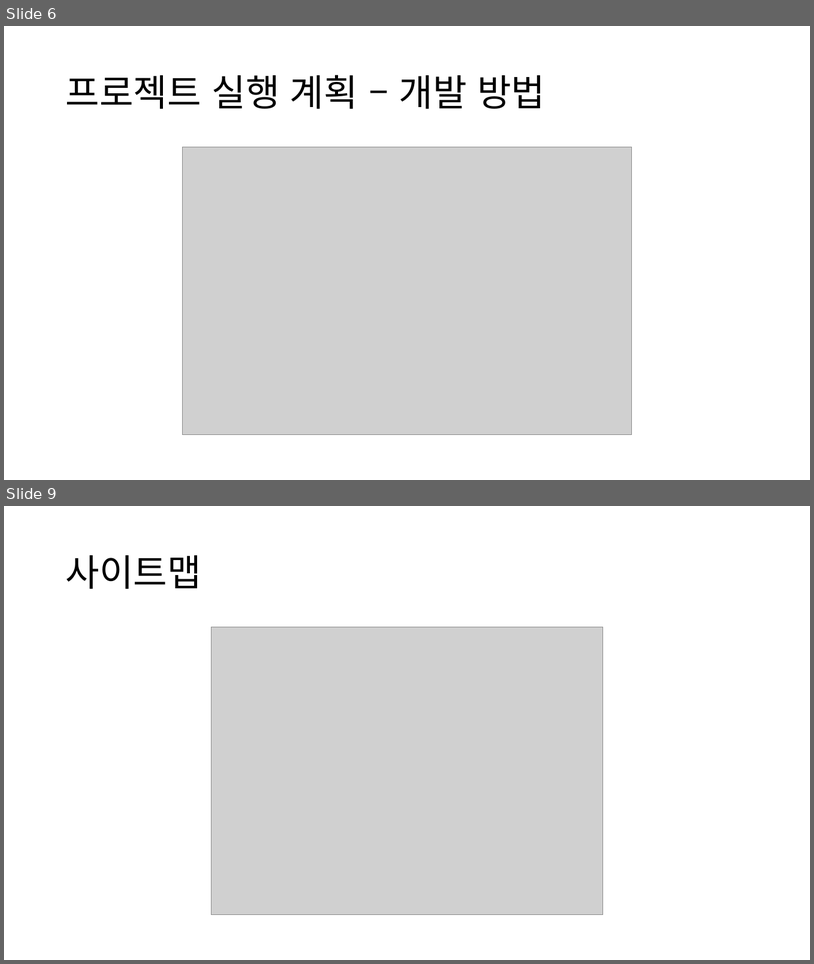
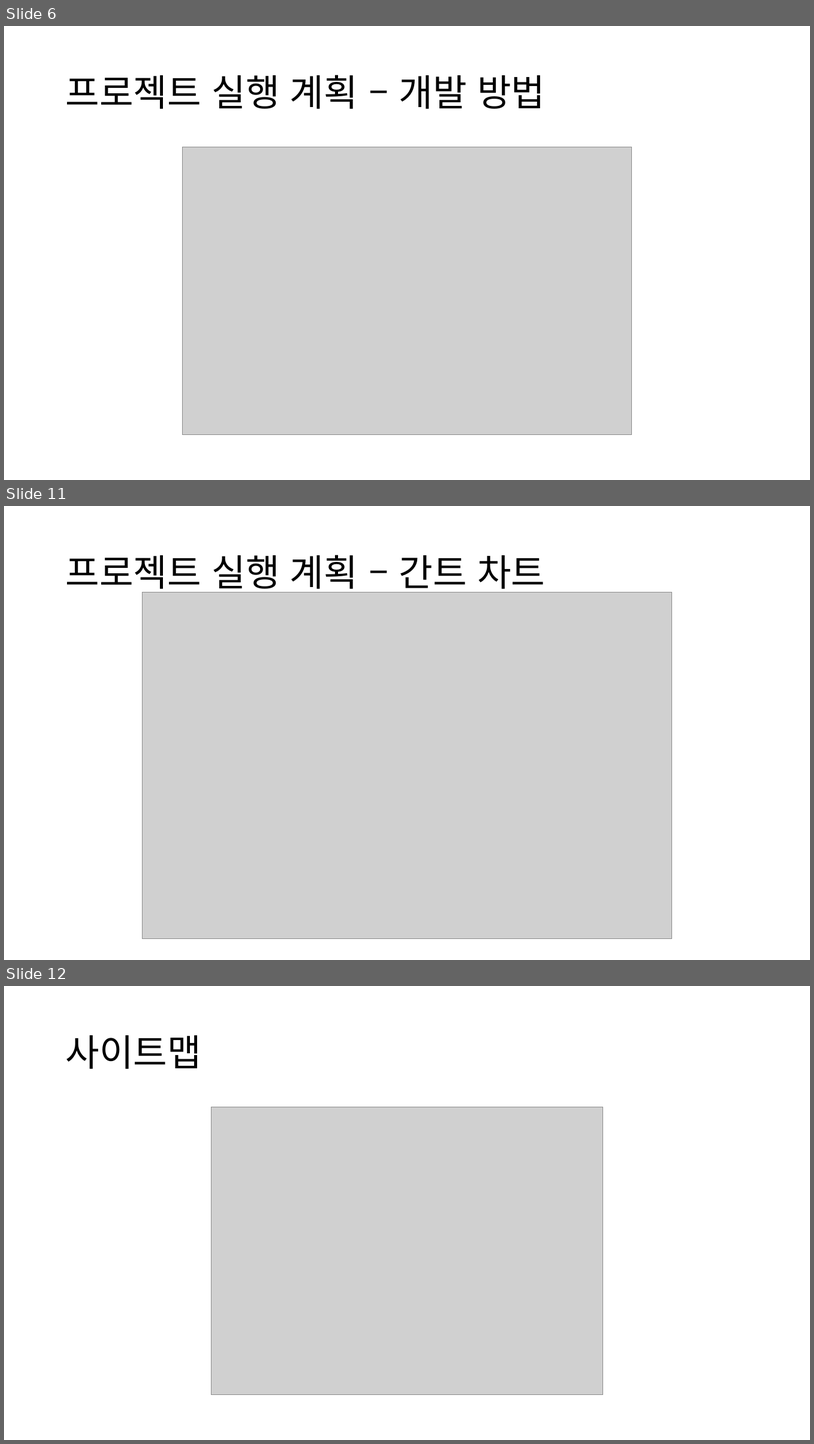
Before and after one commit to DrawGreen2021/Presentation, a slide deck: 팀 그릴그린 중간발표.pptx. Shown one above the other, each under a label of ours: slides 6 and 9 before the commit, slides 6, 11 and 12 after it; the slides between them are not shown. The pictures are 814x964 and 814x1444 pixels, drawn with LibreOffice and Linux fonts; fonts in the diff are those of the drawing; grey boxes stand for pictures. Boxes give left, top, right and bottom in pixels: in the first picture for what was removed or moved away, otherwise in the second. Text is boxed around its words. In the diff, an @@ line names an element or a change of style, - is before the commit and + after.

```diff
--- a/팀 그릴그린 중간발표.pptx
+++ b/팀 그릴그린 중간발표.pptx
@@ slide 11 added at (4,506,810,960), background #FFFFFF @@
@@ title added at (65,555,545,595), 44 pt, text #000000 @@
+프로젝트 실행 계획 – 간트 차트
@@ picture added at (143,592,672,939) @@
@@ what was slide 9 is now slide 12 @@
```
Also in this commit, not shown: 10 slides changed, 5 other slides added, 3 slides removed, 7 other files.
